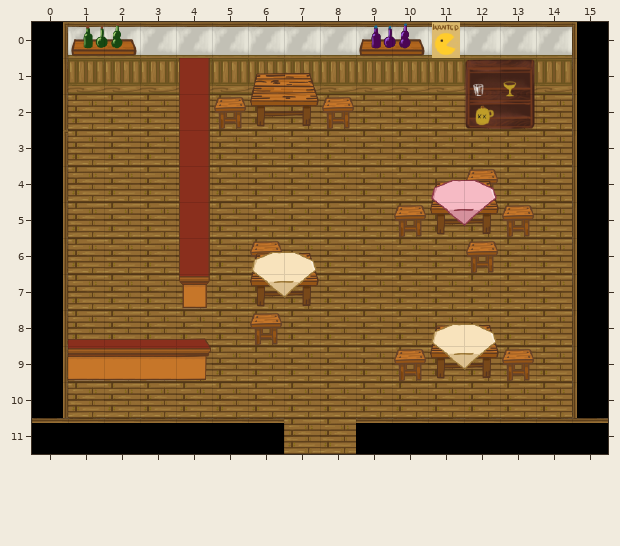
Two states of a Tiled map (JSON), public/src/levels/tubarerna.json. That is the earlier state.
Cells are 50x50 px. Shown: x 0..15, y 0..11.
The same view after the edit:
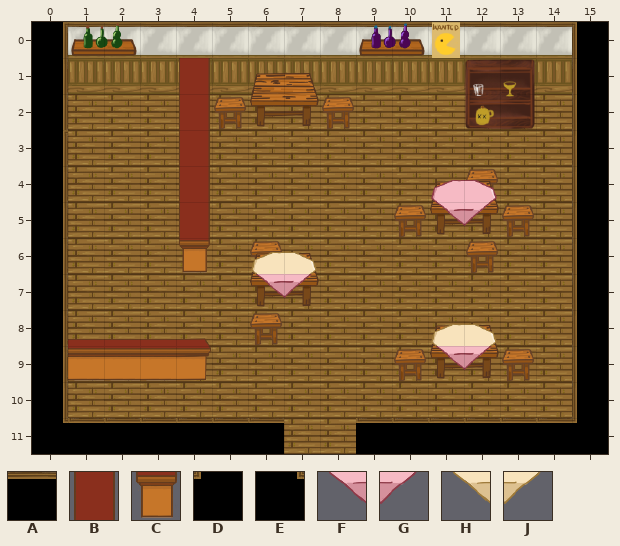
Key: from "cantos_de_parede_porta_inn": A 21, B 38, C 46, D 50, E 51; from "objetos": F 46, G 47, H 62, J 63.
_ is an empty cell.
Tiles replaced or removed in this view: A, B, C, H, J.
Tiles of an added or newly shown layer are drawn over the layers below it.
Change:
Changed rows in their new state; . is an unchanged cell.
Layer "objects":
first column x 4:
 6 C
 7 _
first column x 0:
11 E..............D
Layer "toaia" (added):
first column x 6:
 7 FG.....
 9 .....FG
Layer "top":
first column x 0:
 7 ......__........
 9 ...........__...
11 _.............._
Changed places in both pictures, as pixel boxes (x1, y1, x2, y2):
changed: (179, 240, 210, 309)
changed: (256, 274, 312, 298)
changed: (436, 346, 492, 370)
changed: (32, 418, 67, 423)
changed: (573, 418, 608, 423)
